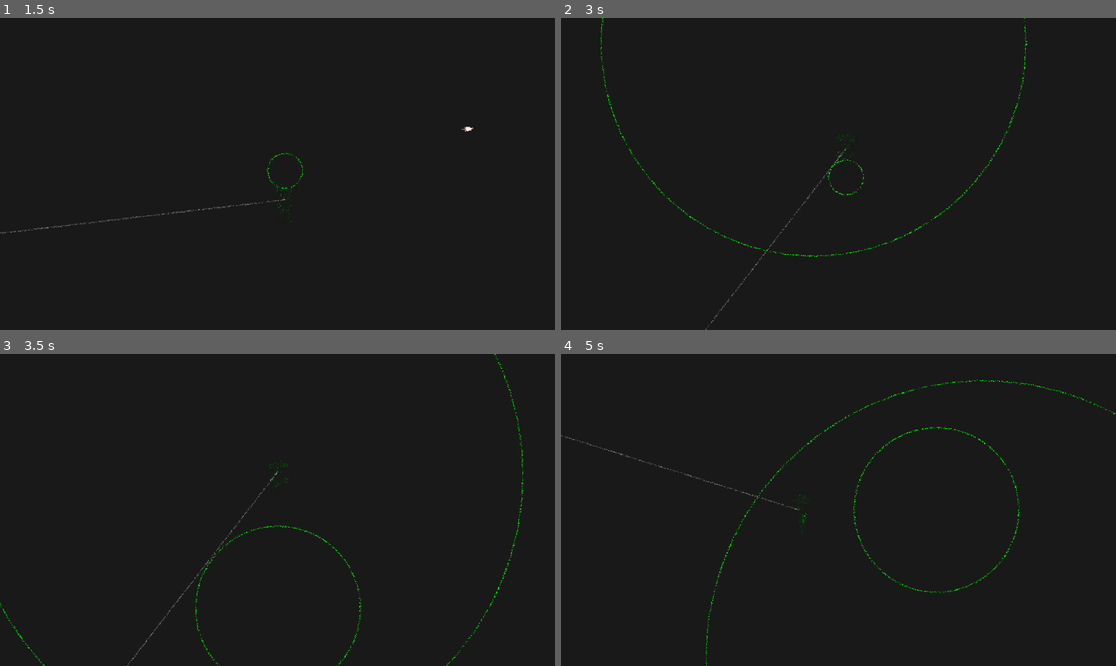
Above: before the commit, frames 1-4 (two rows, left to right).
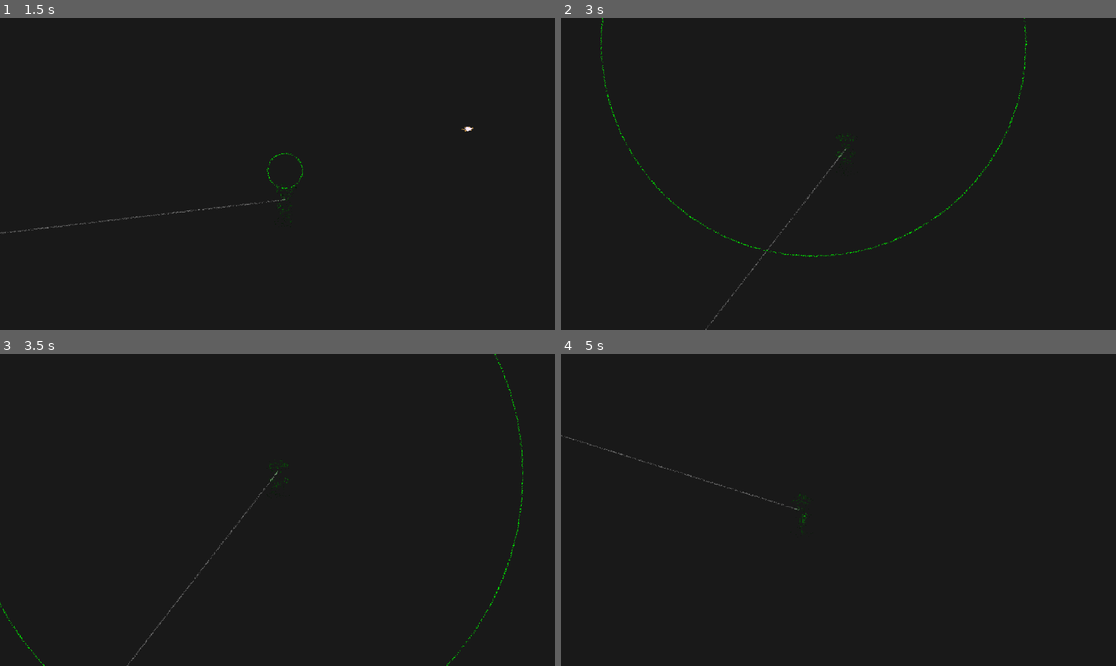
Above: after the commit, the same moments.

Repository: Youssef-YN/gamejam-2025
Game: Godot game, scene res://source/scenes/root/root.tscn
The game is run twice, just before and just after one commit, with the same random seed, the same clock (stepped at 60 frames per second) and the same inputs.
Inputs (mouse positions are in pixels of both pictures, inside the frame that each line leads up to):
- Up to frame 1 (1.5 s): tap Enter at 0.5 s; move the mouse to (399, 158) at 0.52 s; press the mouse at (399, 158) at 0.53 s; hold D (move_right) 0.53-1.28 s; move the mouse to (166, 189) at 1.27 s; release the mouse at (166, 189) at 1.28 s; hold S (move_down) from 1.28 s (still down); tap Space (stomp) at 1.35 s
- Up to frame 2 (3 s): move the mouse to (894, 105) at 2.02 s; release S (move_down) at 2.03 s; press the mouse at (894, 105) at 2.03 s; hold D (move_right) 2.03-2.78 s; move the mouse to (810, 236) at 2.77 s; release the mouse at (810, 236) at 2.78 s; hold W (move_up) from 2.78 s (still down); tap Space (stomp) at 2.85 s
- Up to frame 3 (3.5 s): keep holding W (move_up)
- Up to frame 4 (5 s): move the mouse to (1005, 556) at 3.52 s; release W (move_up) at 3.53 s; press the mouse at (1005, 556) at 3.53 s; hold A (move_left) from 3.53 s (still down); move the mouse to (672, 463) at 4.27 s; release the mouse at (672, 463) at 4.28 s; tap Space (stomp) at 4.35 s

Frame 1 is identical in both runs. In frame 2, less than 0.1% of the frame differs, in the area x 48-55%, y 45-58%; in frame 3, 0.2%; in frame 4, 0.6%, in the area x 26-100%, y 8-100%.

Commit message:
made bullets able to kill coffin enemies and made cooldown actually work

Diff:
--- a/source/enemies/coffin/hurtbox/c_coffin_hurtbox.gd
+++ b/source/enemies/coffin/hurtbox/c_coffin_hurtbox.gd
@@ -8,15 +8,5 @@
 	coffin = owner
 
 func _on_area_entered(area: Area2D) -> void:
-	Log.debug("Coffin area entered")
-	#if coffin.is_dying:
-		#return
-	#if area is Bullet:
-		#take_damage(area)
-
-func take_damage(area: Area2D):
-	Log.debug("Coffin Took Damage")
-		#coffin.movement.take_knockback(area.direction)
-		#Utils.damage_modulate(coffin.sprite)
-		#coffin.health.take_damage()
-		#area.queue_free()
+	if area.get_parent() is Bullet:
+		coffin.queue_free()
--- a/source/player/attack/bullet/bullet.gd
+++ b/source/player/attack/bullet/bullet.gd
@@ -7,7 +7,7 @@
 var speed: float = 200.
 
 func _ready() -> void:
-	await get_tree().create_timer(1.0).timeout
+	await get_tree().create_timer(2.0).timeout
 	queue_free()
 
 func _process(delta: float) -> void:
--- a/source/player/attack/bullet/bullet.tscn
+++ b/source/player/attack/bullet/bullet.tscn
@@ -1,10 +1,18 @@
-[gd_scene load_steps=3 format=3 uid="uid://cjjrwlhg846qc"]
+[gd_scene load_steps=4 format=3 uid="uid://cjjrwlhg846qc"]
 
 [ext_resource type="Texture2D" uid="uid://bsmedb8vu2ehj" path="res://assets/sprites/bullet/bullet.png" id="1_eucnu"]
 [ext_resource type="Script" uid="uid://bfdsc7wqjcayg" path="res://source/player/attack/bullet/bullet.gd" id="1_oplgr"]
+
+[sub_resource type="RectangleShape2D" id="RectangleShape2D_oplgr"]
+size = Vector2(8, 3)
 
 [node name="Bullet" type="Node2D"]
 script = ExtResource("1_oplgr")
 
 [node name="Sprite2D" type="Sprite2D" parent="."]
 texture = ExtResource("1_eucnu")
+
+[node name="Area2D" type="Area2D" parent="."]
+
+[node name="CollisionShape2D" type="CollisionShape2D" parent="Area2D"]
+shape = SubResource("RectangleShape2D_oplgr")
--- a/source/player/stomp/player_stomp_component.gd
+++ b/source/player/stomp/player_stomp_component.gd
@@ -3,13 +3,14 @@
 
 @onready var cooldown_timer: Timer = $Cooldown
 
-@export var cooldown_length: int = 5
+@export var cooldown_length: float = 5
 var can_stomp: bool = true
 
 var player: Player
 
 func _ready() -> void:
 	await get_parent().ready
+	cooldown_timer.wait_time = cooldown_length
 
 func _unhandled_input(event: InputEvent) -> void:
 	if event.is_action_pressed("stomp"):
